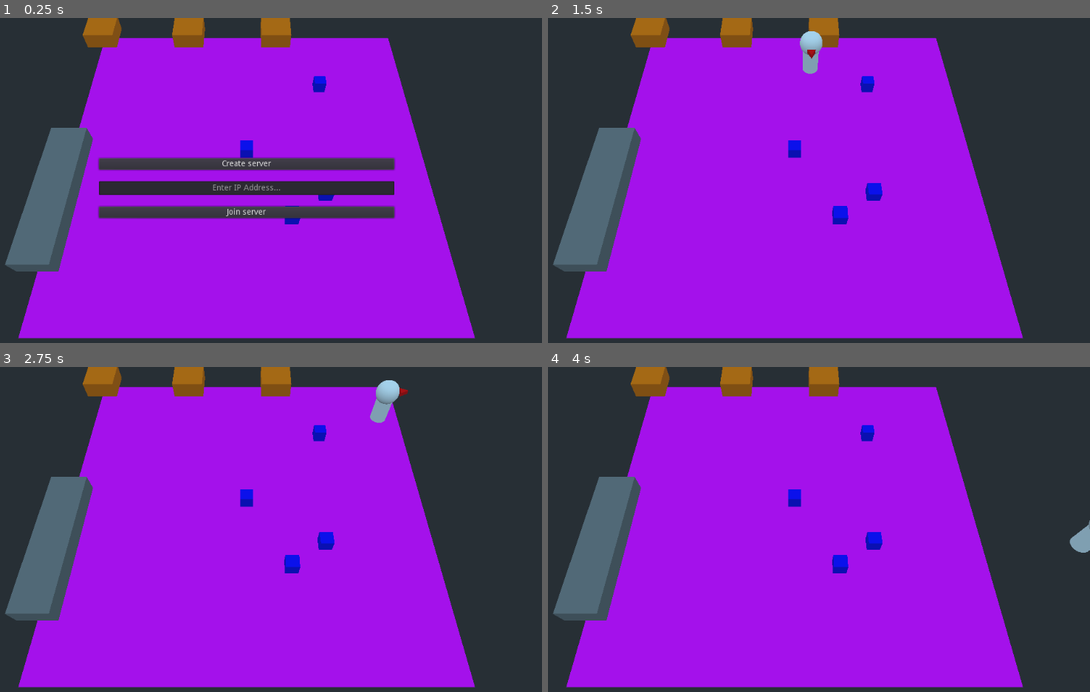
Above: before the commit, frames 1-4 (two rows, left to right).
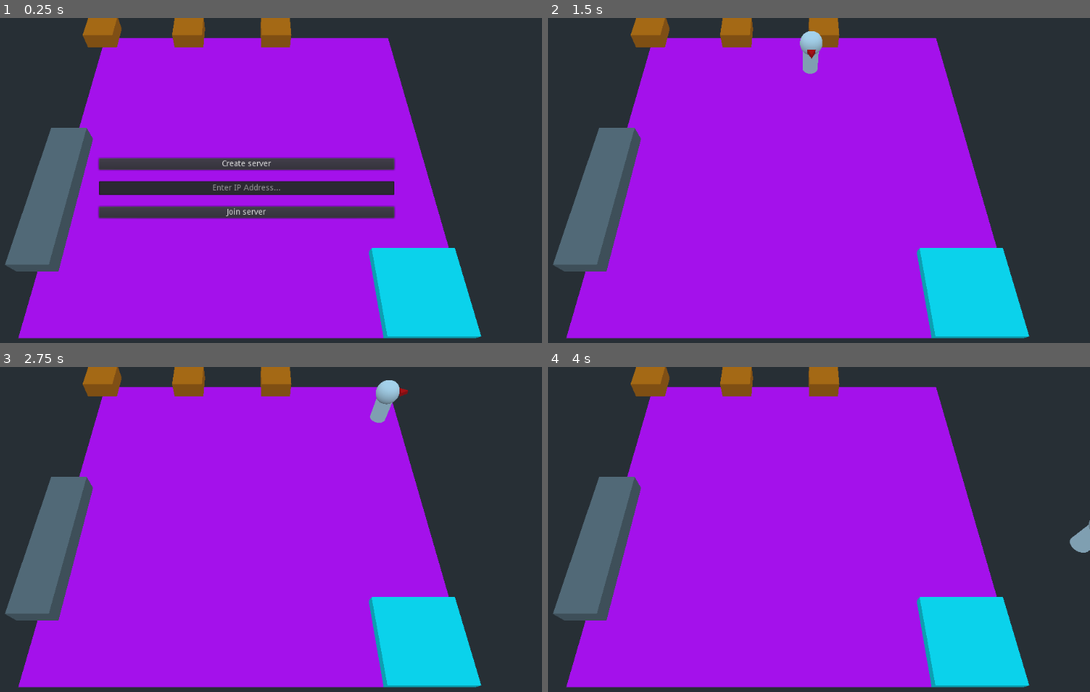
Above: after the commit, the same moments.

Repository: ogilliland/overcooked-warehouse-game
Game: Godot game, scene res://scenes/title_screen.tscn
The game is run twice, just before and just after one commit, with the same random seed, the same clock (stepped at 60 frames per second) and the same inputs.
Inputs (mouse positions are in pixels of both pictures, inside the frame that each line leads up to):
- Up to frame 1 (0.25 s): no input
- Up to frame 2 (1.5 s): click (797, 187) at 0.52 s; type "12" at 0.6 s; click "Create server" at 1.25 s
- Up to frame 3 (2.75 s): tap Enter at 2 s; hold D (move_right) from 2.03 s (still down); hold Space (interact) from 2.03 s (still down)
- Up to frame 4 (4 s): release D (move_right) at 2.78 s; release Space (interact) at 2.78 s; hold S (move_down) 2.78-3.53 s; tap Space (interact) at 2.85 s; hold D (move_right) from 3.53 s (still down); hold Space (interact) from 3.53 s (still down)

The runs differ from the first frame. In frame 1, 5.1% of the frame differs, in the area x 44-89%, y 17-99%; in frame 2, 5.3%; in frame 3, 5.3%; in frame 4, 5.3%.

Commit message:
Add placeholder for finished boxes

Diff:
--- /dev/null
+++ b/scenes/finished_boxes.tscn
@@ -0,0 +1,32 @@
+[gd_scene load_steps=5 format=2]
+
+[ext_resource path="res://scripts/finished_boxes.gd" type="Script" id=1]
+
+[sub_resource type="BoxShape" id=1]
+
+[sub_resource type="SpatialMaterial" id=3]
+albedo_color = Color( 0, 1, 1, 1 )
+emission_enabled = true
+emission = Color( 1, 1, 1, 1 )
+emission_energy = 0.0
+emission_operator = 0
+emission_on_uv2 = false
+
+[sub_resource type="CubeMesh" id=2]
+material = SubResource( 3 )
+size = Vector3( 2, 0.25, 2 )
+
+[node name="FinishedBoxes" type="Spatial" groups=["finished_boxes"]]
+script = ExtResource( 1 )
+
+[node name="GoalArea" type="Area" parent="."]
+monitoring = false
+
+[node name="AreaShape" type="CollisionShape" parent="GoalArea"]
+transform = Transform( 1, 0, 0, 0, 1, 0, 0, 0, 1, 0, 1, 0 )
+shape = SubResource( 1 )
+
+[node name="MeshInstance" type="MeshInstance" parent="."]
+transform = Transform( 1, 0, 0, 0, 1, 0, 0, 0, 1, 0, 0.125, 0 )
+mesh = SubResource( 2 )
+material/0 = null
--- a/scenes/game.tscn
+++ b/scenes/game.tscn
@@ -1,6 +1,5 @@
 [gd_scene load_steps=11 format=2]
 
-[ext_resource path="res://scenes/item.tscn" type="PackedScene" id=1]
 [ext_resource path="res://scenes/camera.tscn" type="PackedScene" id=2]
 [ext_resource path="res://scripts/game.gd" type="Script" id=3]
 [ext_resource path="res://scenes/workstation.tscn" type="PackedScene" id=4]
@@ -8,6 +7,7 @@
 [ext_resource path="res://scenes/tomato.tscn" type="PackedScene" id=6]
 [ext_resource path="res://scenes/box.tscn" type="PackedScene" id=7]
 [ext_resource path="res://scenes/kit_bag.tscn" type="PackedScene" id=8]
+[ext_resource path="res://scenes/finished_boxes.tscn" type="PackedScene" id=9]
 
 [sub_resource type="PlaneMesh" id=1]
 size = Vector2( 10, 10 )
@@ -23,17 +23,6 @@
 [node name="Floor" type="MeshInstance" parent="."]
 mesh = SubResource( 1 )
 material/0 = SubResource( 2 )
-
-[node name="Item" parent="." instance=ExtResource( 1 )]
-
-[node name="Item2" parent="." instance=ExtResource( 1 )]
-transform = Transform( 1, 0, 0, 0, 1, 0, 0, 0, 1, 2.08441, 0, 1.39255 )
-
-[node name="Item3" parent="." instance=ExtResource( 1 )]
-transform = Transform( 1, 0, 0, 0, 1, 0, 0, 0, 1, 1.15384, 0, 2.07404 )
-
-[node name="Item4" parent="." instance=ExtResource( 1 )]
-transform = Transform( 1, 0, 0, 0, 1, 0, 0, 0, 1, 2.30198, 0, -2.55656 )
 
 [node name="Workstation" parent="." instance=ExtResource( 4 )]
 transform = Transform( 1, 0, 0, 0, 1, 0, 0, 0, 1, -5, 0, 0 )
@@ -58,3 +47,6 @@
 [node name="ItemSource3" parent="." instance=ExtResource( 5 )]
 transform = Transform( 1, 0, 0, 0, 1, 0, 0, 0, 1, 1, 0, -5 )
 item_type = ExtResource( 6 )
+
+[node name="FinishedBoxes" parent="." instance=ExtResource( 9 )]
+transform = Transform( 1, 0, 0, 0, 1, 0, 0, 0, 1, 4, 0, 4 )
--- a/scenes/item_source.tscn
+++ b/scenes/item_source.tscn
@@ -30,6 +30,7 @@
 shape = SubResource( 3 )
 
 [node name="InteractArea" type="Area" parent="."]
+monitoring = false
 
 [node name="AreaShape" type="CollisionShape" parent="InteractArea"]
 transform = Transform( 1, 0, 0, 0, 1, 0, 0, 0, 1, 0, 1, 0 )
--- a/scenes/workstation.tscn
+++ b/scenes/workstation.tscn
@@ -30,6 +30,7 @@
 shape = SubResource( 3 )
 
 [node name="InteractArea" type="Area" parent="."]
+monitoring = false
 
 [node name="AreaShape" type="CollisionShape" parent="InteractArea"]
 transform = Transform( 1, 0, 0, 0, 1, 0, 0, 0, 1, 0, 1, 0 )
--- /dev/null
+++ b/scripts/finished_boxes.gd
@@ -0,0 +1,23 @@
+extends Spatial
+
+
+# TO DO - update this when real meshes are defined
+# Also make sure "local to scene" is enabled on the material for glow to work
+onready var mesh_array = [
+	$MeshInstance
+]
+
+onready var held_item: Spatial = $HeldItem
+
+func glow_enable() -> void:
+	for mesh_instance in mesh_array:
+		mesh_instance.mesh.surface_get_material(0).emission_energy = 0.05
+
+func glow_disable() -> void:
+	for mesh_instance in mesh_array:
+		mesh_instance.mesh.surface_get_material(0).emission_energy = 0.0
+
+func place(player: KinematicBody) -> void:
+	var player_item = player.held_item.get_child(0)
+	if player_item.is_in_group("boxes"):
+		player_item.destroy_and_score()
--- a/scripts/item.gd
+++ b/scripts/item.gd
@@ -42,6 +42,13 @@
 		if num_children <= item_container.MAX_ITEMS:
 			rpc("update_parent", target.name+path+"/Children", Vector3(0, 0.5 * num_children, 0), 2, false)
 
+func destroy_and_score() -> void:
+#	rpc("add_score", 10) # TO DO - define scoring rules, should be a separate script
+	rpc("destroy")
+
+sync func destroy() -> void:
+	queue_free()
+
 sync func update_parent(node_path: String, new_position: Vector3, new_collision_layer: int, new_is_held: bool) -> void:
 	get_parent().remove_child(self)
 	var new_parent = Network.game.get_node(node_path)
--- a/scripts/player.gd
+++ b/scripts/player.gd
@@ -40,6 +40,8 @@
 			else: # Already holding an item
 				if not nearest_object == null:
 					if nearest_object.is_in_group("workstations"):
+						nearest_object.place(self)
+					elif nearest_object.is_in_group("finished_boxes"):
 						nearest_object.place(self)
 					else:
 						held_item.get_child(0).put_down()
